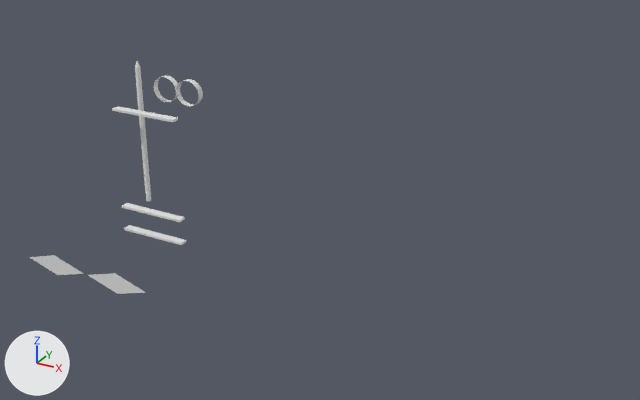
The Blender file barandal.blend as it was, and as the next commit left it.
Camera for both pictures: a 50 mm lens placed at (1.73, -4.86, -1.15), pointed at (-0.76, -0.32, -3.42). The axes (+X, +Y, +Z) are drawn at lower left. The lights are the same throughout.
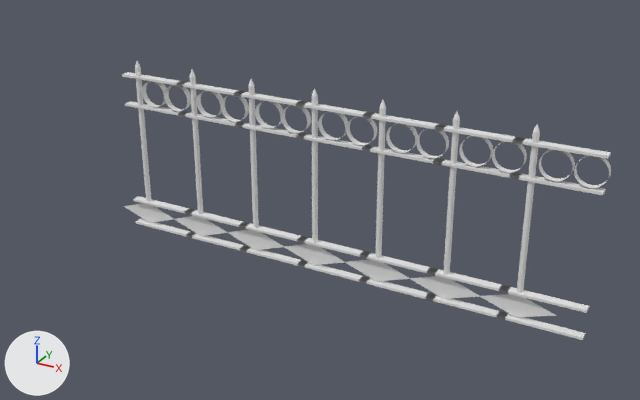
Commit message: El modelo terminado de el barandal

Patch to the scene script:
```diff
--- a/barandal.blend.py
+++ b/barandal.blend.py
@@ me_cube @@
 me_cube.from_pydata(...)  # 385 vertices, 279 faces; spans x -2.716..-1.68, y -1.0..0.178, z -4.115..-2.799
 # used by ob_cube; location = (0.012, 0.0, 0.0)
 # verts and faces of me_cube; kept vertices keep their numbers, new ones are numbered from 385
+# me_cube part 1: the loose piece of 8 vertices spanning x -2.58..-2.034, y -0.17..-0.108, z -4.115..-4.097 is moved by (0.0, 0.137, 0.0)
+# me_cube part 2: the loose piece of 8 vertices spanning x -2.58..-2.034, y -0.17..-0.108, z -3.927..-3.909 is moved by (0.0, 0.137, 0.004)
+# me_cube part 3: the loose piece of 8 vertices spanning x -2.58..-2.034, y -0.17..-0.108, z -3.154..-3.136 is moved by (0.0, 0.139, 0.0)
+# me_cube part 4: the loose piece of 128 vertices spanning x -2.416..-2.224, y 0.11..0.178, z -3.13..-2.938 is moved by (0.0, -0.136, 0.0)
+# me_cube part 5: the loose piece of 128 vertices spanning x -2.21..-2.019, y 0.11..0.178, z -3.13..-2.938 is moved by (0.0, -0.136, 0.0)
+# me_cube part 6: a new loose piece, a box spanning x -2.58..-2.034, y -0.03..0.031, z -2.931..-2.914
+# me_cube part 7: the loose piece of 4 vertices spanning x -2.716..-2.212, y -1.0, z -4.084..-3.931 is deleted
+# me_cube part 8: the loose piece of 4 vertices spanning x -2.184..-1.68, y -1.0, z -4.084..-3.931 is deleted
+# me_cube part 9
+verts[385] = (-2.716, -0.002, -4.01)  # pixel (123, 206)
+verts[386] = (-2.463, -0.002, -4.096)  # pixel (149, 222)
+verts[387] = (-2.466, -0.002, -3.924)
+verts[388] = (-2.212, -0.002, -4.009)  # pixel (175, 219)
+faces += [(385, 386, 388, 387)]
@@ ob_cube @@
 ob_cube.location = (0.012, 0.0, 0.0)
+_m = ob_cube.modifiers.new('Array', 'ARRAY')
+_m.count = 7
+_m.constant_offset_displace = (0.0, 0.0, 0.0)
+_m.relative_offset_displace = (0.7, 0.0, 0.0)
```

Location of each change, (x1, y1, x2, y2) in pixels of the pictures (640 x 400 px; the box of a moved part takes in the faces that stretch with it):
'Cube', reshaped, modifiers changed (182% wider, 20% taller): before (30, 61, 203, 294); after (122, 61, 611, 340)
part 1 of me_cube, moved or reshaped: before (124, 225, 186, 245); after (135, 219, 585, 340)
part 2 of me_cube, moved or reshaped: before (122, 203, 185, 222); after (133, 196, 589, 313)
part 3 of me_cube, moved or reshaped: before (112, 106, 178, 122); after (125, 101, 606, 195)
part 4 of me_cube, moved or reshaped: before (153, 76, 178, 102); after (142, 81, 575, 181)
part 5 of me_cube, moved or reshaped: before (176, 79, 203, 106); after (164, 85, 611, 188)
part 6 of me_cube, added: after (122, 72, 611, 159)
part 7 of me_cube, deleted: before (30, 255, 84, 275)
part 8 of me_cube, deleted: before (88, 273, 146, 294)
part 9 of me_cube, added: after (124, 203, 557, 317)
